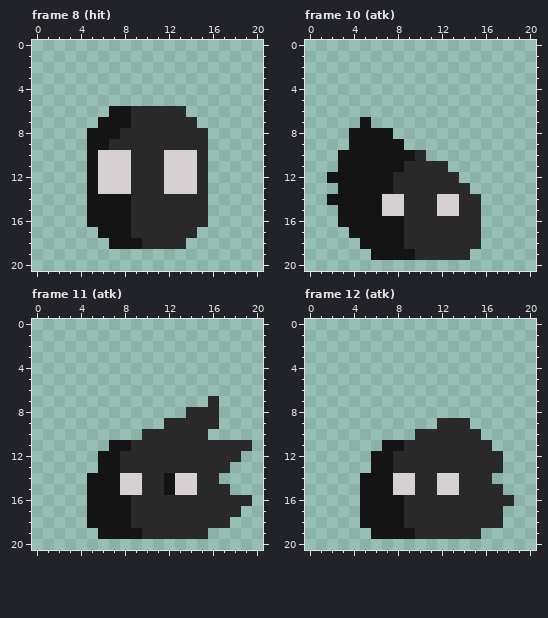
Pixel-art file -- sinkdungeon_resource/OtherTexure/monsterase/monster000anim000.aseprite. This is how it looked before the edit.
21x21 pixels, 15 frames. Shown: frame 8 (hit), frame 10 (atk), frame 11 (atk), frame 12 (atk). The commit also changed other frames, which this record leaves out.
The same view after the edit:
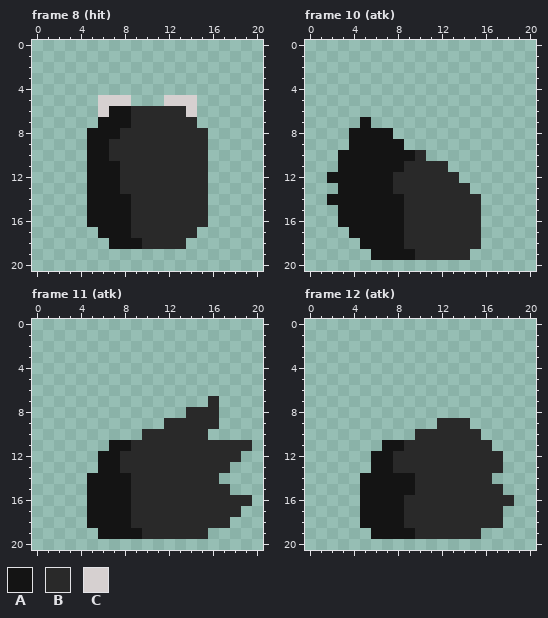
Palette (. is transparent): A #141414  B #292929  C #d6d0d0
Edits made:
layer "Layer Copy" added
Changed rows in their new state; - is an unchanged pixel.
Frame 8 (hit), layer "Layer Copy":
first column x 6:
 5 CCC---CCC
 6 C-------C
first column x 6:
10 ABB---BBB
11 AAB---BBB
12 AAB---BBB
13 AAB---BBB
Frame 10 (atk), layer "Layer Copy":
first column x 7:
14 AA---BB
15 AA---BB
Frame 11 (atk), layer "Layer Copy":
first column x 8:
14 AB--BBB
15 AB--BBB
Frame 12 (atk), layer "Layer Copy":
first column x 8:
14 AA--BB
15 AA--BB
Where, in picture pixels (left, top, right, bottom), the same in both pictures:
changed: (98, 95, 131, 194)
changed: (164, 95, 197, 194)
changed: (382, 194, 404, 216)
changed: (437, 194, 459, 216)
changed: (120, 473, 197, 495)
changed: (393, 473, 459, 495)
